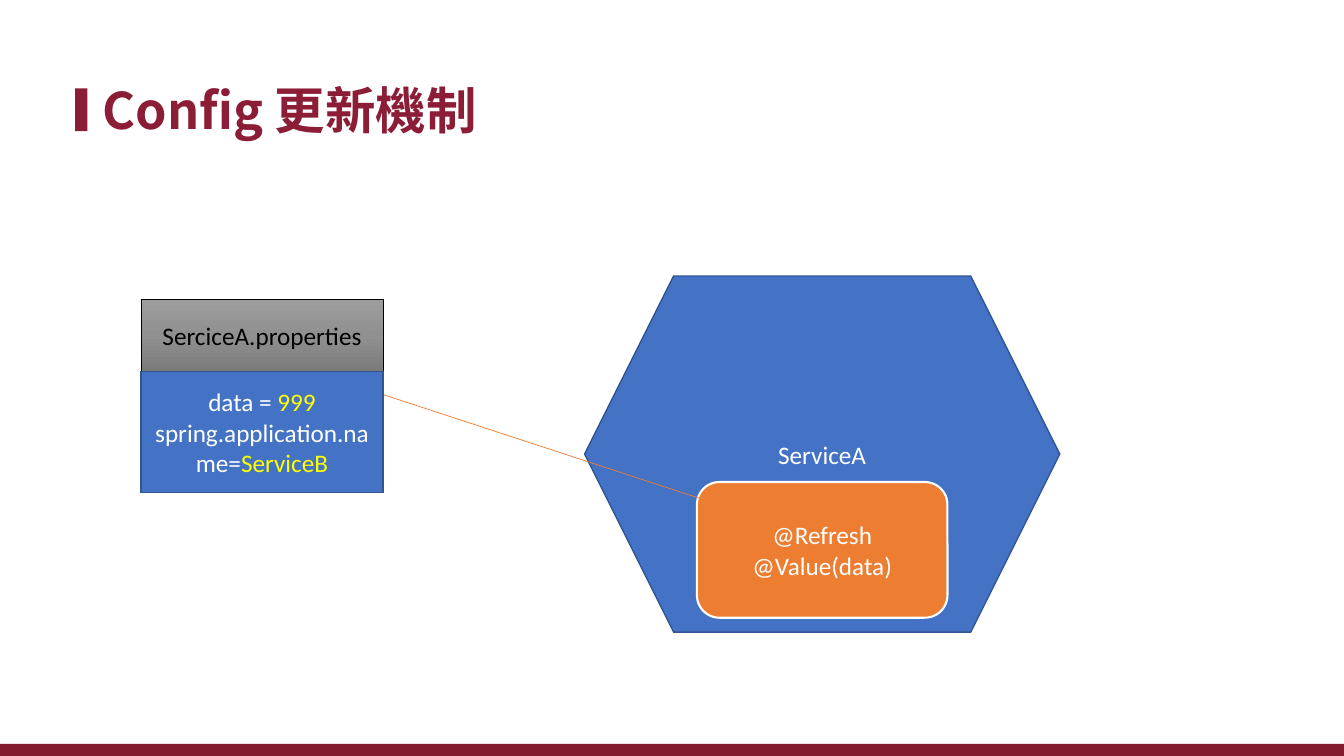
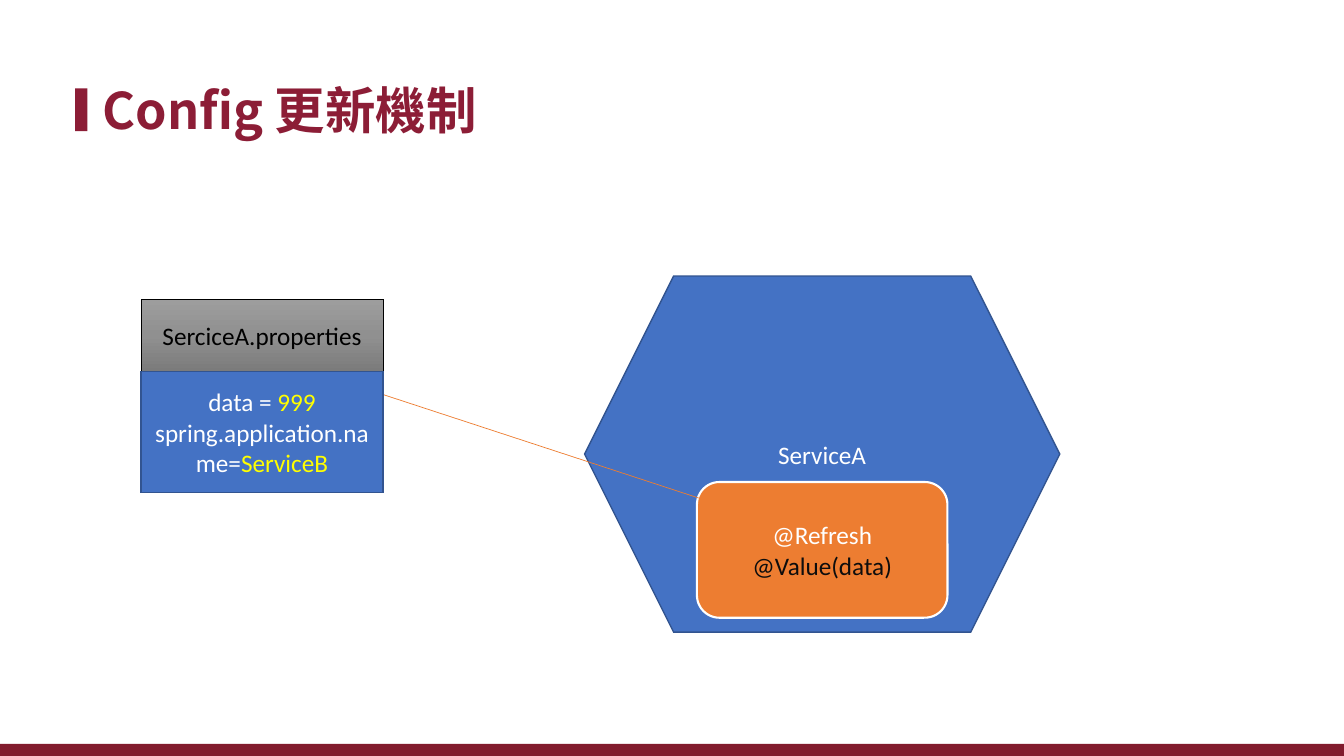
Before and after one commit to xiauchen/4__ConfigAndConsul, a slide deck: slide 31 of 空白PPT.pptx (slide 29 before the commit). Drawn at 1344x756 pixels with LibreOffice and Linux fonts; fonts in the diff are those of the drawing; background and template pictures are left out. Boxes give left, top, right and bottom in pixels: in the first picture for what was removed or moved away, otherwise in the second. Text is boxed around its words. In the diff, an @@ line names an element or a change of style, - is before the commit and + after.

```diff
--- a/空白PPT.pptx
+++ b/空白PPT.pptx
@@ text in rounded rectangle at (752, 556, 892, 579): text colour #FFFFFF to #0D0D0D in "@Value(data)" @@
```
Also in this commit, not shown: 16 other slides changed, 5 slides added.
